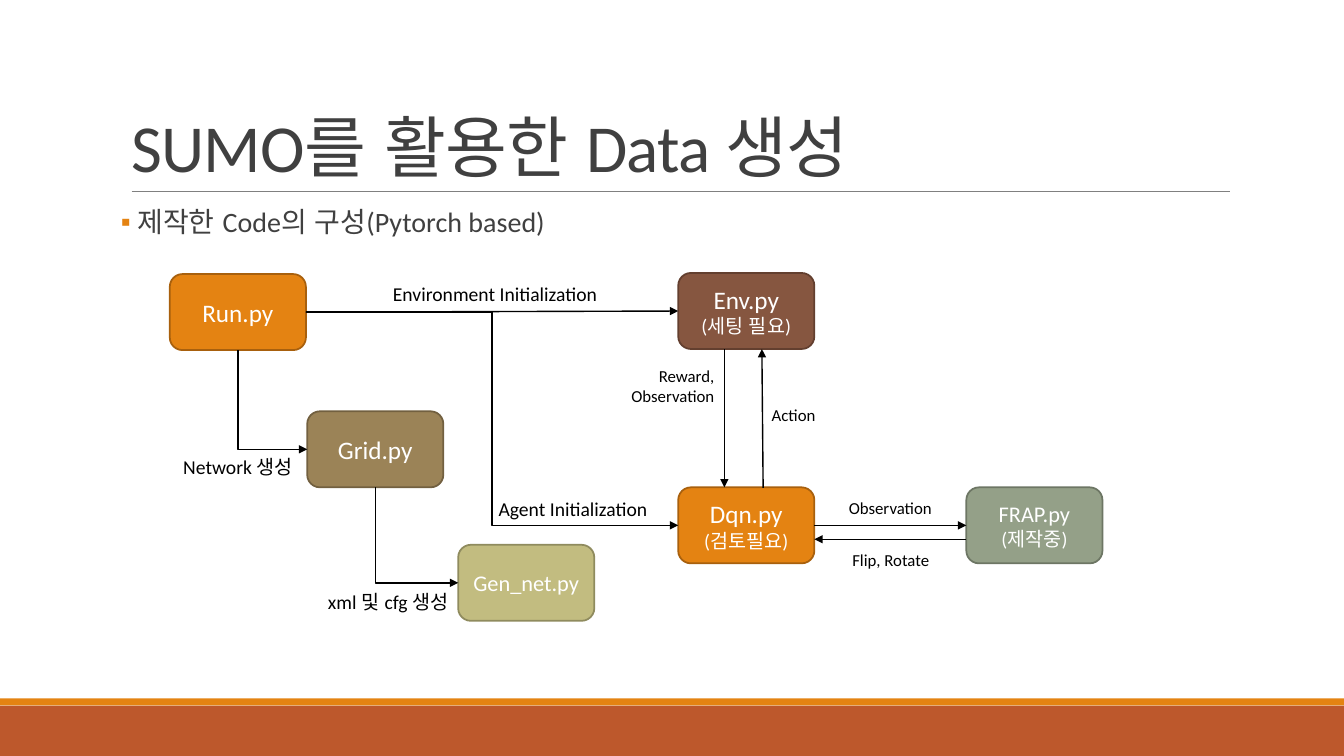
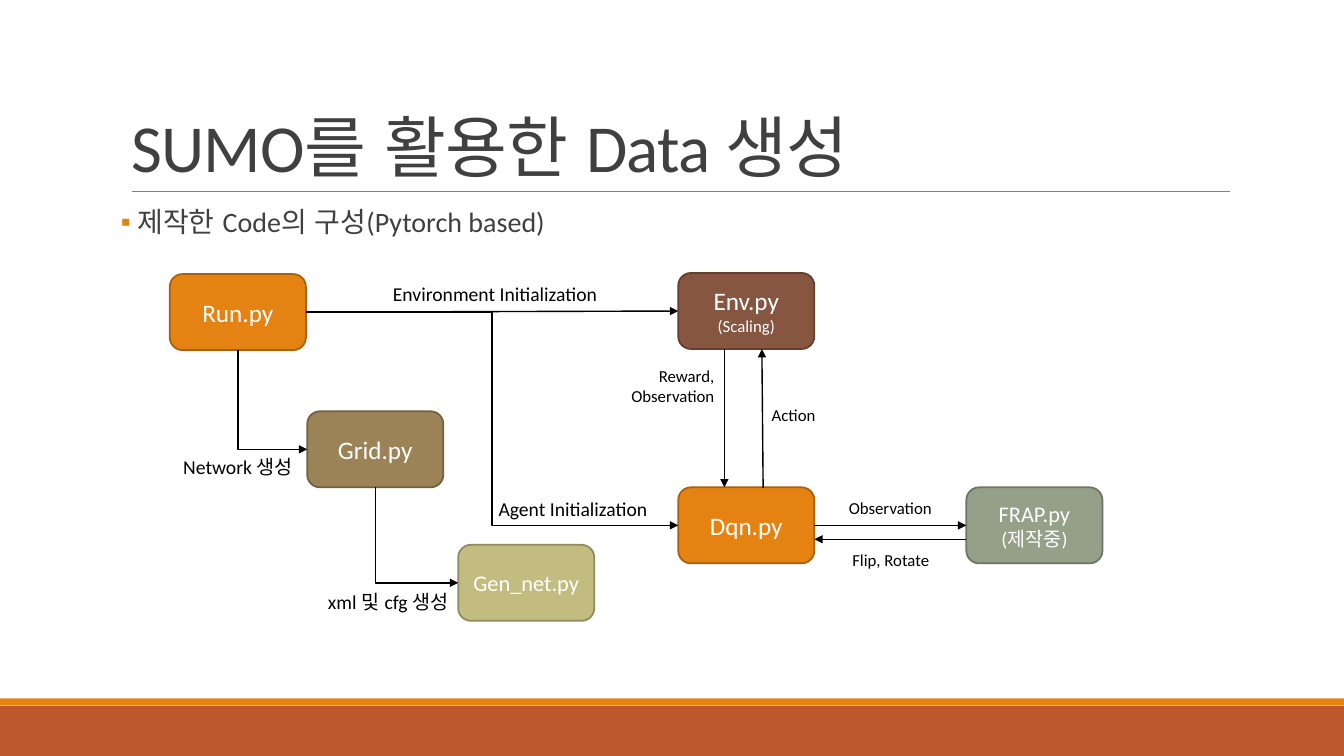
Before and after one commit to 3neutronstar/traffic-optimization_RL, a slide deck: slide 12 of 1st_Seminar(강민수).pptx (slide 8 before the commit). Drawn at 1344x756 pixels with LibreOffice and Linux fonts; fonts in the diff are those of the drawing. Boxes give left, top, right and bottom in pixels: in the first picture for what was removed or moved away, otherwise in the second. Text is boxed around its words. In the diff, an @@ line names an element or a change of style, - is before the commit and + after.

```diff
--- a/1st_Seminar(강민수).pptx
+++ b/1st_Seminar(강민수).pptx
@@ text in rounded rectangle at [714,294,779,335]: text changed; size 18 to 12 pt @@
-Env.py
-(세팅 필요)
+Env.py
+(Scaling)
@@ text in rounded rectangle at [704,532,788,551]: paragraph removed @@
-(검토필요)
```
Also in this commit, not shown: 2 other slides changed, 8 other files.
